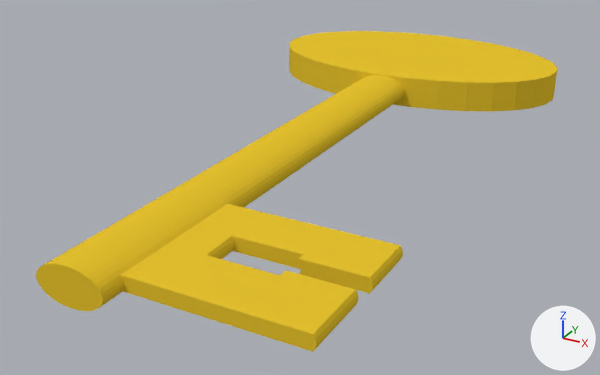
The Blender file final/models/key.blend as it was, and as the next commit left it.
Before and after are seen from a camera (50 mm lens) standing at (21.2, -50.3, 16.8) and looking at (-0.8, -10.2, -3.3). Arrows for +X, +Y and +Z are at lower right; the lights stay in place.
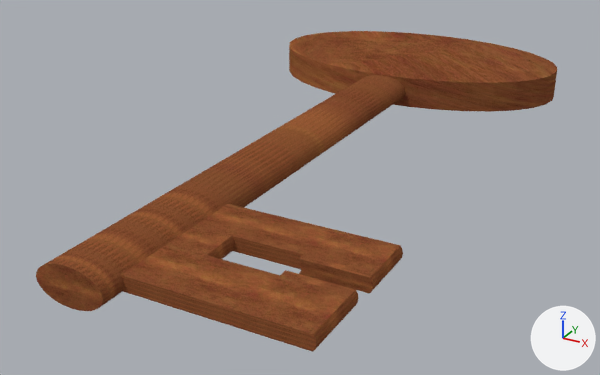
What differs and where, as boxes (x1, y1, x2, y2) in the pictures (600 x 375 px):
'Cylinder.001', surface changed (yellow to brown): (36, 75, 405, 352) in both
'Cylinder', surface changed (yellow to brown): (289, 31, 557, 112) in both

What changed in the scene script:
```text
Add img_bronze_bmp:
    img_bronze_bmp = load_image('bronze.bmp', 'bronze.bmp', 300, 300, 'sRGB')
Change mat_material_001:
    remove mat_material_001.base_color = (0.8, 0.547, 0.0288)  # yellow #e7c32f
    add mat_material_001.texture = img_bronze_bmp
```
